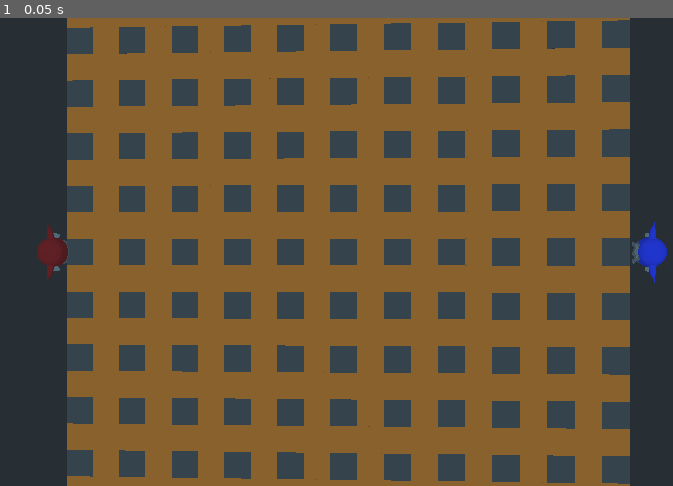
Above: before the commit, frame 1.
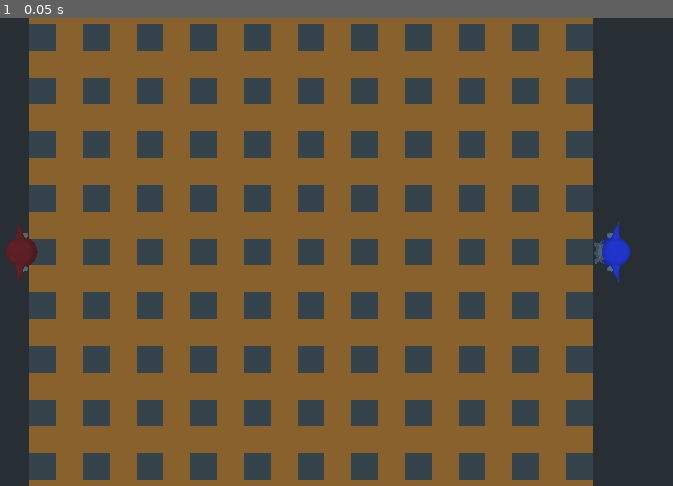
Above: after the commit, the same moment.

Repository: voidexp/ggj23
Game: Godot game, scene res://main.tscn
Same seed, same stepped clock (60 frames per second), same inputs: the game is played once before the commit and once after it.
Inputs:
- Up to frame 1 (0.05 s): no input

The runs differ from the first frame. In frame 1, 38% of the frame differs, in the area x 0-100%, y 0-100%.

Commit message:
Fix empty array pop

Diff:
--- a/game/main.tscn
+++ b/game/main.tscn
@@ -14,11 +14,6 @@
 color = Color( 0.188235, 0.243137, 0.866667, 1 )
 player_seat = 2
 
-[node name="Camera2" type="Camera" parent="."]
-transform = Transform( 0.997021, -3.37175e-09, 0.0771367, -0.0771367, -4.35812e-08, 0.997021, 0, -1, -4.37114e-08, 2.59747, 50, 0 )
-fov = 20.0
-size = 25.6113
-
 [node name="Camera" type="Camera" parent="."]
 transform = Transform( 1, 0, 0, 0, -4.37114e-08, 1, 0, -1, -4.37114e-08, 0, 50, 0 )
 fov = 20.0
--- a/game/player.gd
+++ b/game/player.gd
@@ -34,6 +34,9 @@
 
 func _physics_process(step):
 	var movement = Vector3.ZERO
+	if not actions:
+		return
+
 	var last_action = actions.back()
 	if last_action == UP:
 		movement.z = -1
